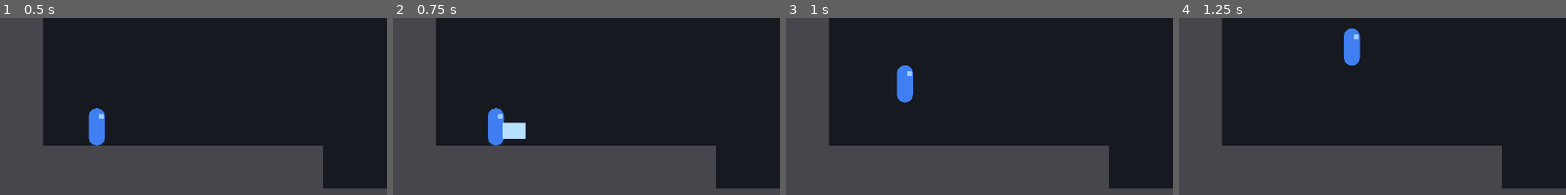
Above: before the commit, frames 1-4 (left to right).
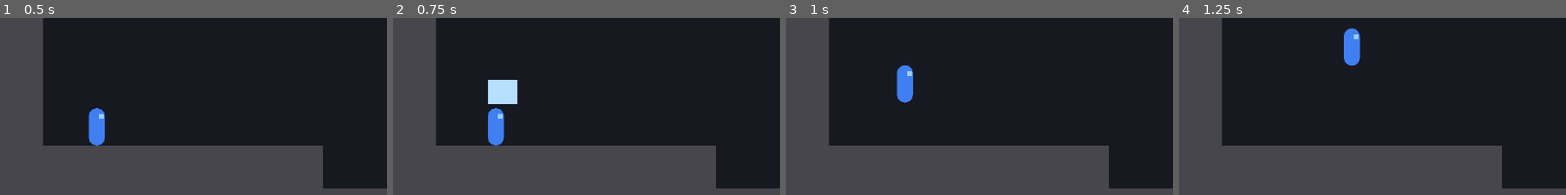
Above: after the commit, the same moments.

Repository: amin8448/rostam_haft_khan
Game: Godot game, scene res://scenes/world/main.tscn
Two runs of this game, one before a commit and one after it. Both use one fixed random seed, a clock stepped at 60 frames per second and the inputs below.
Inputs:
- Up to frame 1 (0.5 s): no input
- Up to frame 2 (0.75 s): tap Enter at 0.5 s; hold Right (move_right) from 0.53 s (still down); hold Up (aim_up, bound only after the commit) from 0.53 s (still down); tap Z (attack) at 0.6 s
- Up to frame 3 (1 s): keep holding Right (move_right); keep holding Up (aim_up, bound only after the commit); tap Space (jump) at 0.77 s
- Up to frame 4 (1.25 s): keep holding Right (move_right); keep holding Up (aim_up, bound only after the commit)
The pictures show only the part of the screen within x 0-50%, y 50-100%; the shares and areas given below are measured in that part.

Frame 1 is identical in both runs. In frame 2, 1.6% of the frame differs, in the area x 24-35%, y 34-69%; in frame 3, nothing differs; in frame 4, nothing differs.

Commit message:
Add the upward swing on aim_up plus attack
A new aim_up action on Up arrow and W, left stick up and D-pad up. The Up arrow
comes off interact, keeping E and Y, so holding Up to aim can never rest at a
grazing ground by accident.

The swing is index 4 in the existing arrays, so every number stays an export and
every swing keeps going through one code path. Aiming up overrides both the
ground combo and the air swing: on the ground or in the air, Up plus attack is
the same upward swing, while attack alone in the air is still the air swing. It
takes no forward step, and it is outside the combo entirely, so it neither
continues one nor counts as a hit in one and the next ground attack starts from
the first swing again.

Its box starts from the air swing's size and position but sits at -52 rather
than -34. At -34 the box straddled him, with its bottom edge 12 px below the top
of his head, which is fine for a swing that happens to go up and wrong for one
aimed there. At -52 the bottom clears his head: measured 578 against a head at
584.

Design doc sections 3 and 5 updated.

test_combat now checks the swing is index 4, that its box bottom clears his
head, that it damages a dummy hung directly over him, and that the ground combo
is back at the first swing afterwards.

All twelve suites pass.

Co-Authored-By: Claude Opus 5 <noreply@anthropic.com>

Diff:
--- a/project.godot
+++ b/project.godot
@@ -57,8 +57,15 @@
 interact={
 "deadzone": 0.5,
 "events": [Object(InputEventKey,"resource_local_to_scene":false,"resource_name":"","device":-1,"window_id":0,"alt_press …(190 unchanged characters)…
-, Object(InputEventKey,"resource_local_to_scene":false,"resource_name":"","device":-1,"window_id":0,"alt_pressed":false,"shift_pressed":false,"ctrl_pressed":false,"meta_pressed":false,"pressed":false,"keycode":0,"physical_keycode":4194320,"key_label":0,"unicode":0,"location":0,"echo":false,"script":null)
 , Object(InputEventJoypadButton,"resource_local_to_scene":false,"resource_name":"","device":-1,"button_index":3,"pressure":0.0,"pressed":false,"script":null)
+]
+}
+aim_up={
+"deadzone": 0.5,
+"events": [Object(InputEventKey,"resource_local_to_scene":false,"resource_name":"","device":-1,"window_id":0,"alt_pressed":false,"shift_pressed":false,"ctrl_pressed":false,"meta_pressed":false,"pressed":false,"keycode":0,"physical_keycode":4194320,"key_label":0,"unicode":0,"location":0,"echo":false,"script":null)
+, Object(InputEventKey,"resource_local_to_scene":false,"resource_name":"","device":-1,"window_id":0,"alt_pressed":false,"shift_pressed":false,"ctrl_pressed":false,"meta_pressed":false,"pressed":false,"keycode":0,"physical_keycode":87,"key_label":0,"unicode":0,"location":0,"echo":false,"script":null)
+, Object(InputEventJoypadMotion,"resource_local_to_scene":false,"resource_name":"","device":-1,"axis":1,"axis_value":-1.0,"script":null)
+, Object(InputEventJoypadButton,"resource_local_to_scene":false,"resource_name":"","device":-1,"button_index":11,"pressure":0.0,"pressed":false,"script":null)
 ]
 }
 pause={
--- a/scripts/player/rostam.gd
+++ b/scripts/player/rostam.gd
@@ -6,10 +6,12 @@
 
 enum State { IDLE, RUN, JUMP, FALL, ATTACK, DEAD }
 
-## Indices 0 to 2 are the ground combo, index 3 is the air attack. One set of
-## arrays rather than two so every swing goes through the same code path.
+## Indices 0 to 2 are the ground combo, 3 is the air attack, 4 is the upward
+## swing. One set of arrays rather than four so every swing goes through the
+## same code path and every number stays an export.
 const GROUND_SWINGS: int = 3
 const AIR_SWING: int = 3
+const UP_SWING: int = 4
 
 @export_group("Run")
 @export var run_speed: float = 320.0
@@ -41,39 +43,42 @@
 
 @export_group("Attack")
 ## Total length of each swing. The third is longer so it reads as heavier.
-@export var swing_duration: Array[float] = [0.25, 0.25, 0.35, 0.25]
+@export var swing_duration: Array[float] = [0.25, 0.25, 0.35, 0.25, 0.25]
 ## Delay before the hitbox opens, so the swing has a wind-up to read.
-@export var swing_windup: Array[float] = [0.08, 0.08, 0.12, 0.08]
+@export var swing_windup: Array[float] = [0.08, 0.08, 0.12, 0.08, 0.08]
 ## How long the hitbox stays open. The mace head is visible for exactly
 ## this window, so the timing can be tuned by eye.
-@export var swing_active: Array[float] = [0.08, 0.08, 0.10, 0.08]
-@export var swing_damage: Array[int] = [1, 1, 1, 1]
+@export var swing_active: Array[float] = [0.08, 0.08, 0.10, 0.08, 0.08]
+@export var swing_damage: Array[int] = [1, 1, 1, 1, 1]
 ## The third swing hits harder without hitting for more: section 5 asks for more
 ## knockback and a bigger box, not more damage.
-@export var swing_knockback: Array[float] = [180.0, 180.0, 320.0, 180.0]
+@export var swing_knockback: Array[float] = [180.0, 180.0, 320.0, 180.0, 180.0]
 ## The air swing is the odd one: bigger, and it sweeps the space above and in
 ## front of Rostam rather than straight ahead, because the things worth hitting
 ## in the air are overhead.
 @export var swing_size: Array[Vector2] = [
-	Vector2(34, 24), Vector2(34, 24), Vector2(46, 32), Vector2(44, 36),
+	Vector2(34, 24), Vector2(34, 24), Vector2(46, 32), Vector2(44, 36), Vector2(44, 36),
 ]
 ## Forward step per swing. The two quick swings leave Rostam planted and only
 ## the finisher travels, so the third hit reads as a lunge rather than a third
 ## helping of the same shuffle. A 12 px step on every swing was tried first and
 ## cut. The air attack takes none, to leave the jump arc alone.
-@export var swing_step: Array[float] = [0.0, 0.0, 20.0, 0.0]
+@export var swing_step: Array[float] = [0.0, 0.0, 20.0, 0.0, 0.0]
 ## Effectively the finisher's lunge speed: no other swing steps.
 @export var swing_step_speed: float = 120.0
 ## Gap from Rostam's centre to the near edge of the mace head, per swing. The
 ## air swing's is negative so the box straddles him instead of sitting purely in
 ## front, which is what lets it reach something directly overhead.
-@export var swing_reach: Array[float] = [10.0, 10.0, 10.0, -12.0]
+@export var swing_reach: Array[float] = [10.0, 10.0, 10.0, -12.0, -12.0]
 ## Height of the mace box relative to Rostam's centre, positive being lower,
 ## per swing. The ground swings hang low because ground enemies are low: the
 ## Jackal is a 24 px slab and a chest-height swing cleared all but 4 px of it.
 ## The air swing goes the other way and sits above his head, so the box arrives
 ## before his hurtbox does when he rises into something.
-@export var swing_height: Array[float] = [6.0, 6.0, 6.0, -34.0]
+## The upward swing is raised further than the air swing so the bottom of its
+## box clears the top of Rostam's head: at -34 the box straddled him, which is
+## fine for a swing that happens to go up and wrong for one aimed there.
+@export var swing_height: Array[float] = [6.0, 6.0, 6.0, -34.0, -52.0]
 ## No further attack input within this long after a swing and the combo drops
 ## back to the first hit.
 @export var combo_reset_time: float = 0.4
@@ -347,6 +352,16 @@
 	if not from_buffer and not Input.is_action_just_pressed("attack"):
 		return
 
+	# Aiming up overrides both the combo and the air swing. It is its own swing:
+	# it neither continues the combo nor counts as a step in it.
+	if Input.is_action_pressed("aim_up"):
+		if is_on_floor():
+			_start_swing(UP_SWING)
+		elif not _air_attack_used:
+			_air_attack_used = true
+			_start_swing(UP_SWING)
+		return
+
 	if is_on_floor():
 		var next: int = 0
 		if _combo_timer > 0.0 and _swing_index < GROUND_SWINGS - 1:
@@ -396,7 +411,13 @@
 
 func _end_swing() -> void:
 	_mace.deactivate()
-	_combo_timer = combo_reset_time
+	if _swing_index == UP_SWING:
+		# Not part of the combo, so the next ground attack starts from the first
+		# hit rather than picking up where the combo left off.
+		_combo_timer = 0.0
+		_swing_index = 0
+	else:
+		_combo_timer = combo_reset_time
 	state = State.FALL if not is_on_floor() else State.IDLE
 
 	if _attack_buffered:
--- a/tests/test_combat.gd
+++ b/tests/test_combat.gd
@@ -14,6 +14,9 @@
 ##   hit pause on a landed hit    0.05 s
 ##   combo after 0.4 s idle       back to swing 1
 ##   air attack                   swing index 3, once per airborne period
+##   Up + attack on the ground    swing index 4, box bottom above his head
+##   the same swing               1 damage to a dummy hung over him
+##   afterwards                   the ground combo is back at swing 1
 ##
 ## The timing phase swings at empty air on purpose. A swing that connects also
 ## triggers the 0.05 s hit pause, which correctly suspends the swing timer but
@@ -60,6 +63,11 @@
 var _phase: String = "timing"
 var _phase_start: int = 0
 var _air_index: int = -1
+var _up_dummy: Node2D
+var _up_box_bottom: float = 0.0
+var _up_head: float = 0.0
+var _up_index: int = -1
+var _combo_after_up: int = -1
 
 
 func _initialize() -> void:
@@ -108,6 +116,8 @@
 			_run_reset()
 		"air":
 			_run_air()
+		"up":
+			_run_up(_tick - _phase_start)
 		"done":
 			quit(Support.report("test_combat", _failures))
 			return true
@@ -275,8 +285,64 @@
 				not _player.is_on_floor(), true) else 1
 		_failures += 0 if Support.exact("air attack does not combo",
 				_player.is_attacking(), false) else 1
-		_phase = "done"
+		_phase = "up"
+		_phase_start = _tick
 
 
 func _room() -> Room:
 	return (_main.get_node("RoomManager") as RoomManager).get_current_room()
+
+
+## The upward swing. Aimed rather than incidental: its box has to clear the top
+## of his head, or it is just the air swing with extra steps.
+func _run_up(at: int) -> void:
+	if at == 1:
+		_up_dummy = DUMMY_SCENE.instantiate() as Node2D
+		# Hung directly over him and told not to fall, so what is measured is
+		# the reach of the swing rather than the timing of a drop.
+		_up_dummy.position = Vector2(EMPTY_GROUND.x, EMPTY_GROUND.y - 52.0)
+		_room().add_child(_up_dummy)
+		_up_dummy.gravity = 0.0
+		return
+	if at == 5:
+		_player.respawn(EMPTY_GROUND)
+		return
+	if at == 20:
+		Input.action_press("aim_up")
+		return
+	if at == 24:
+		Input.action_press("attack")
+		return
+	if at == 25:
+		Input.action_release("attack")
+		return
+	if at > 25 and at < 60 and _mace.is_active() and _up_box_bottom == 0.0:
+		var shape: CollisionShape2D = _mace.get_node("CollisionShape2D")
+		var box: RectangleShape2D = shape.shape as RectangleShape2D
+		_up_box_bottom = _mace.global_position.y + shape.position.y + box.size.y * 0.5
+		_up_head = _player.global_position.y - 28.0
+		_up_index = _player.get_swing_index()
+		return
+	if at == 60:
+		Input.action_release("aim_up")
+		return
+	if at == 70:
+		# A plain attack now: the up swing must not have advanced the combo.
+		Input.action_press("attack")
+		return
+	if at == 71:
+		Input.action_release("attack")
+		return
+	if at == 74:
+		_combo_after_up = _player.get_swing_index()
+		return
+	if at != 100:
+		return
+
+	_failures += 0 if Support.exact("Up plus attack is swing 4", _up_index, Rostam.UP_SWING) else 1
+	_failures += 0 if Support.at_most("its box clears his head",
+			_up_box_bottom, _up_head) else 1
+	_failures += 0 if Support.exact("it hits what is above him",
+			_up_dummy.max_health - _up_dummy.health, 1) else 1
+	_failures += 0 if Support.exact("the combo is back at swing 1", _combo_after_up, 0) else 1
+	_phase = "done"
Not shown, changed: docs/khan1_design.md
